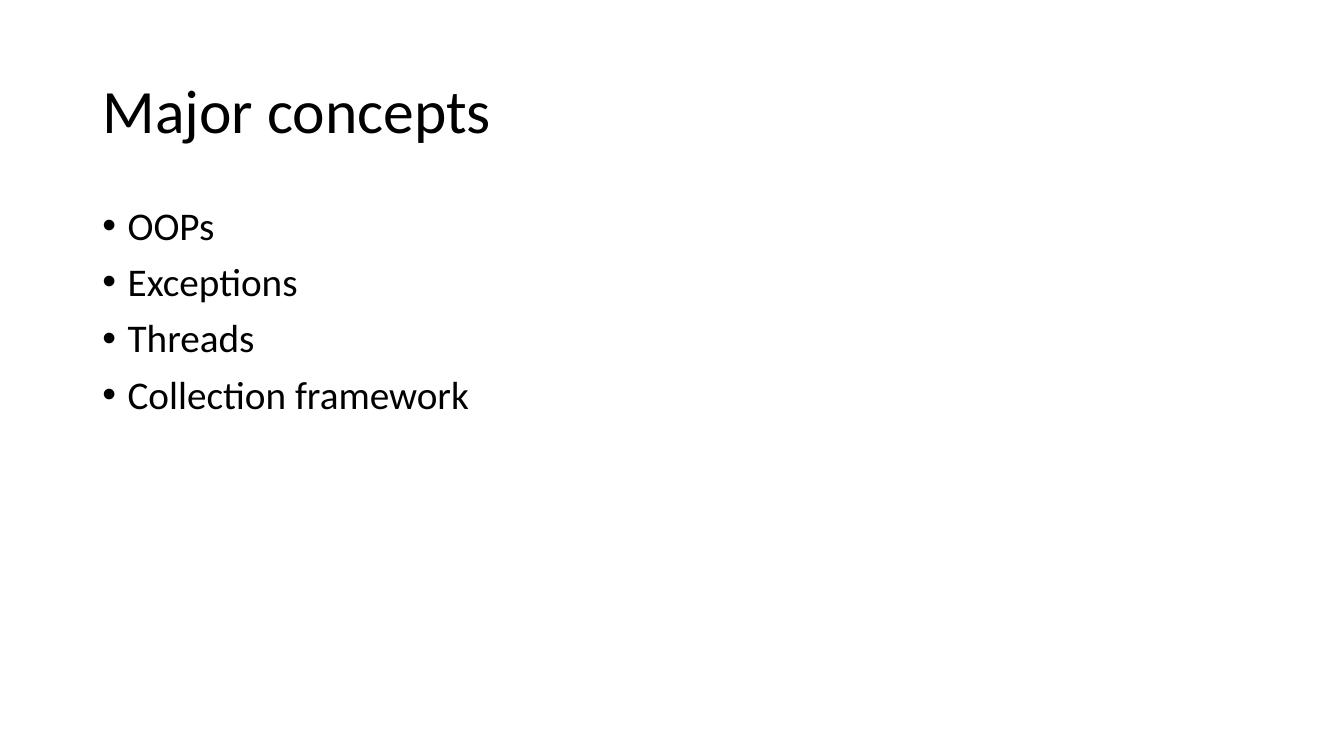
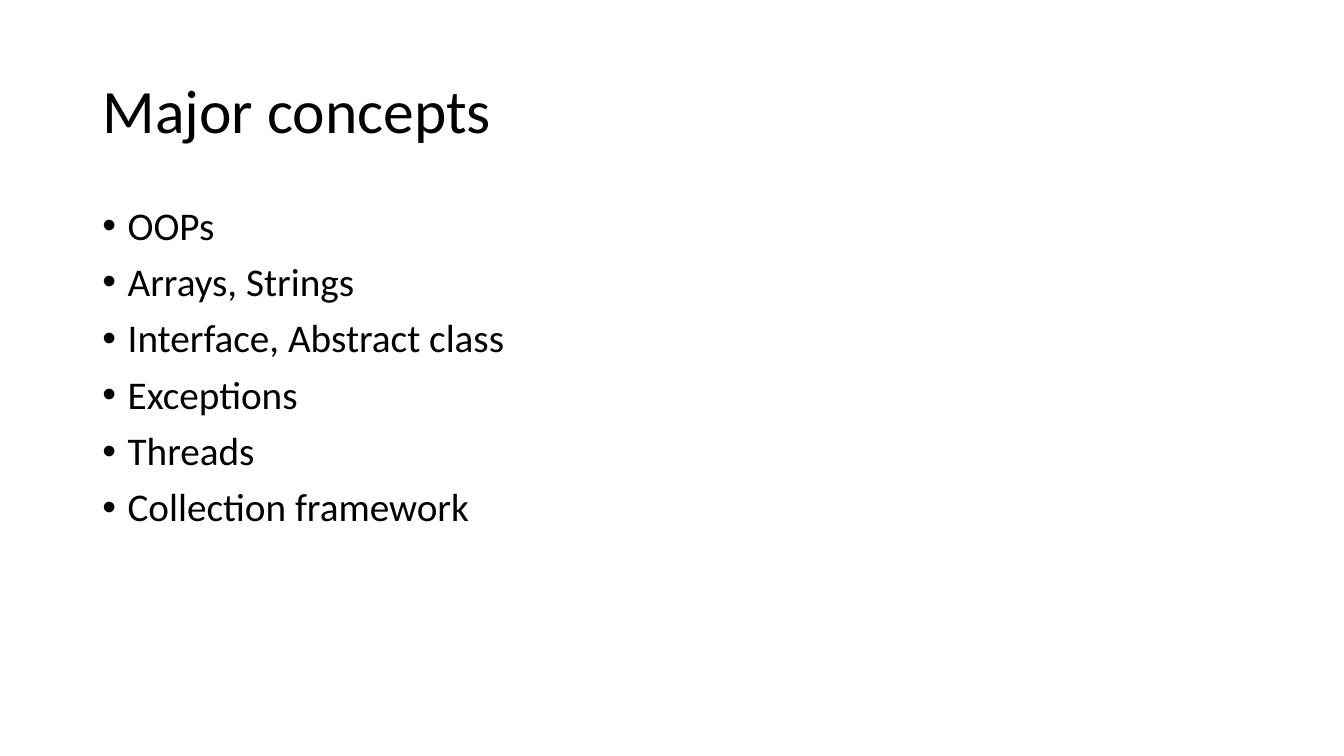
Before and after one commit to jayakrishnaprog/Javademoppt, a slide deck: slide 7 of oops.pptx (slide 5 before the commit). Drawn at 1344x756 pixels with LibreOffice and Linux fonts; fonts in the diff are those of the drawing. Boxes give left, top, right and bottom in pixels: in the first picture for what was removed or moved away, otherwise in the second. Text is boxed around its words. In the diff, an @@ line names an element or a change of style, - is before the commit and + after.

```diff
--- a/oops.pptx
+++ b/oops.pptx
@@ text at (128,269,504,357): paragraphs added @@
+• Arrays, Strings
+• Interface, Abstract class
```
Also in this commit, not shown: 3 other slides changed, 2 slides added, 1 other file.
